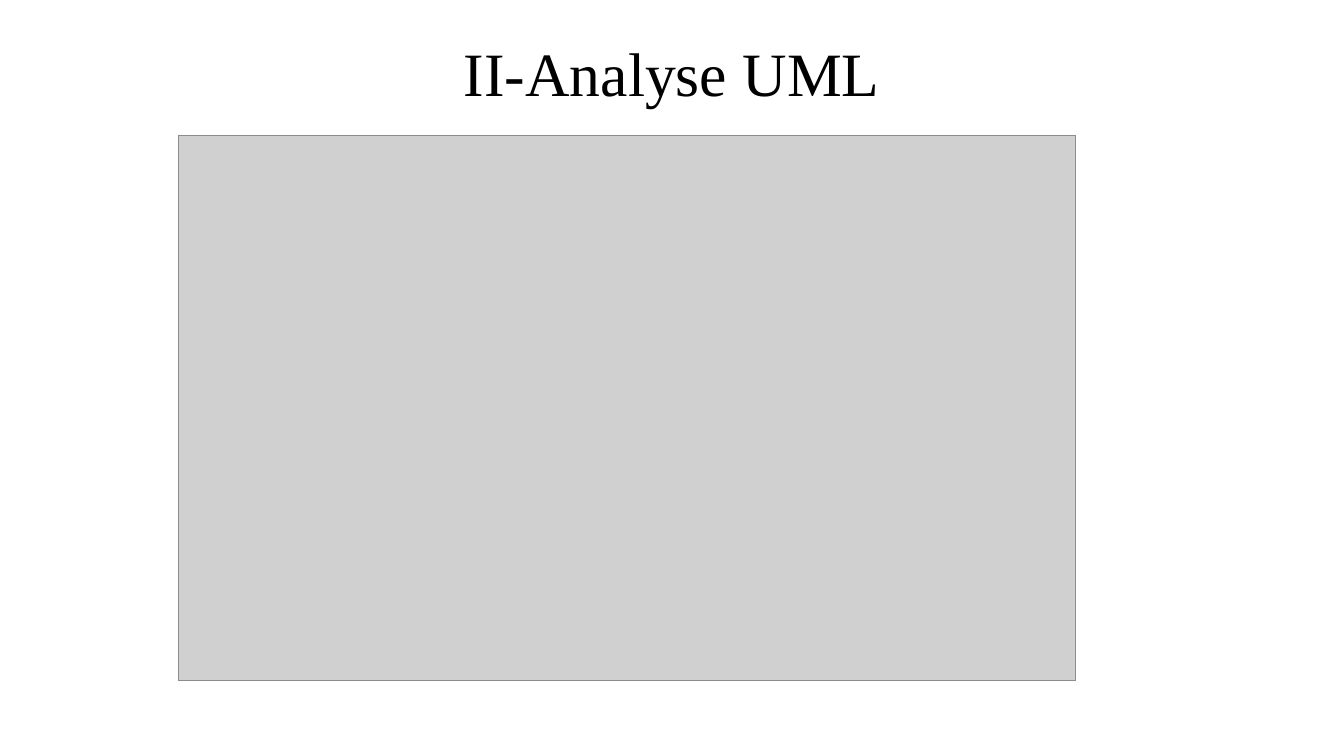
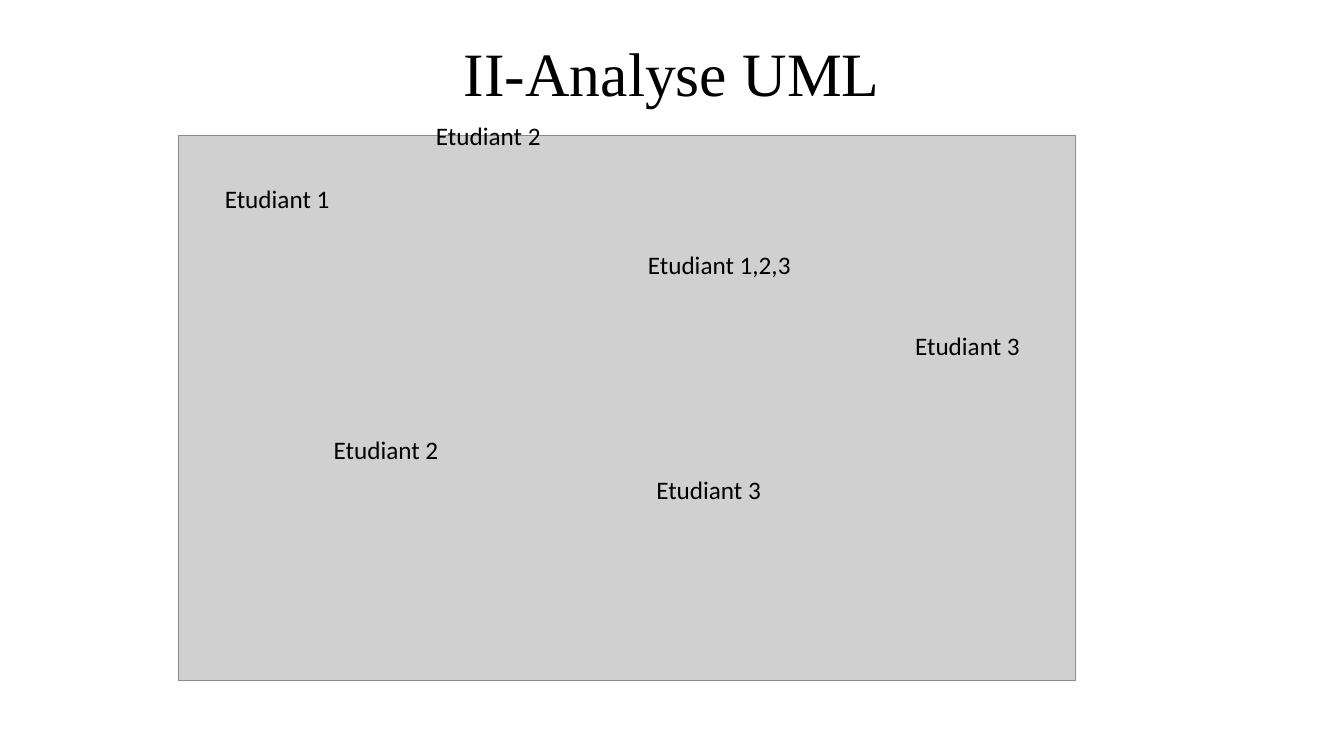
Before and after one commit to BtsSnirGpe/2020csg1, a slide deck: slide 4 of e1/doc/2020_csg1-cdc-E1-rev-1.pptx. Drawn at 1344x756 pixels with LibreOffice and Linux fonts; fonts in the diff are those of the drawing; grey boxes stand for pictures. Boxes give left, top, right and bottom in pixels: in the first picture for what was removed or moved away, otherwise in the second. Text is boxed around its words. In the diff, an @@ line names an element or a change of style, - is before the commit and + after.

```diff
--- a/e1/doc/2020_csg1-cdc-E1-rev-1.pptx
+++ b/e1/doc/2020_csg1-cdc-E1-rev-1.pptx
@@ text added at (436,124,541,145), 18 pt, text #000000 @@
+Etudiant 2
@@ text added at (225,190,330,208), 18 pt, text #000000 @@
+Etudiant 1
@@ text added at (648,256,791,277), 18 pt, text #000000 @@
+Etudiant 1,2,3
@@ text added at (915,337,1020,355), 18 pt, text #000000 @@
+Etudiant 3
@@ text added at (334,441,438,459), 18 pt, text #000000 @@
+Etudiant 2
@@ text added at (656,481,761,499), 18 pt, text #000000 @@
+Etudiant 3
```
Also in this commit, not shown: 1 other slide changed, 2 slides added.
